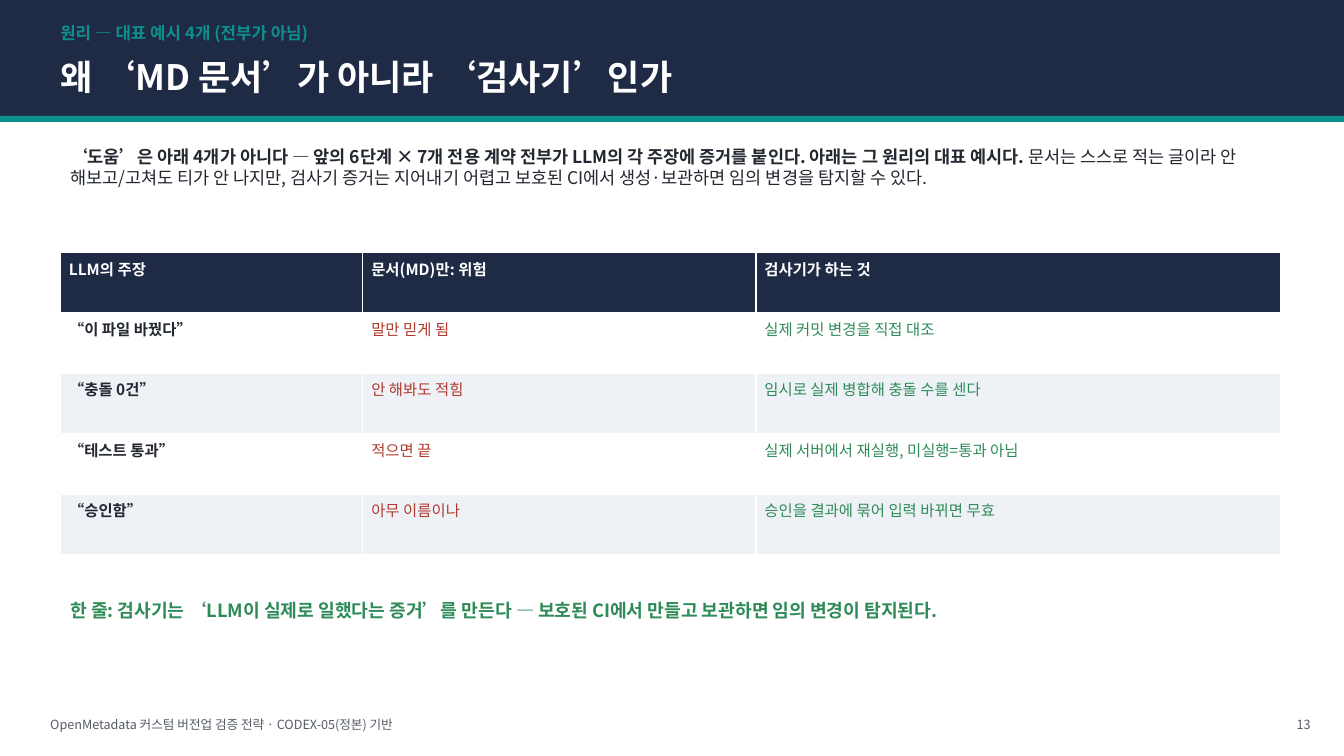
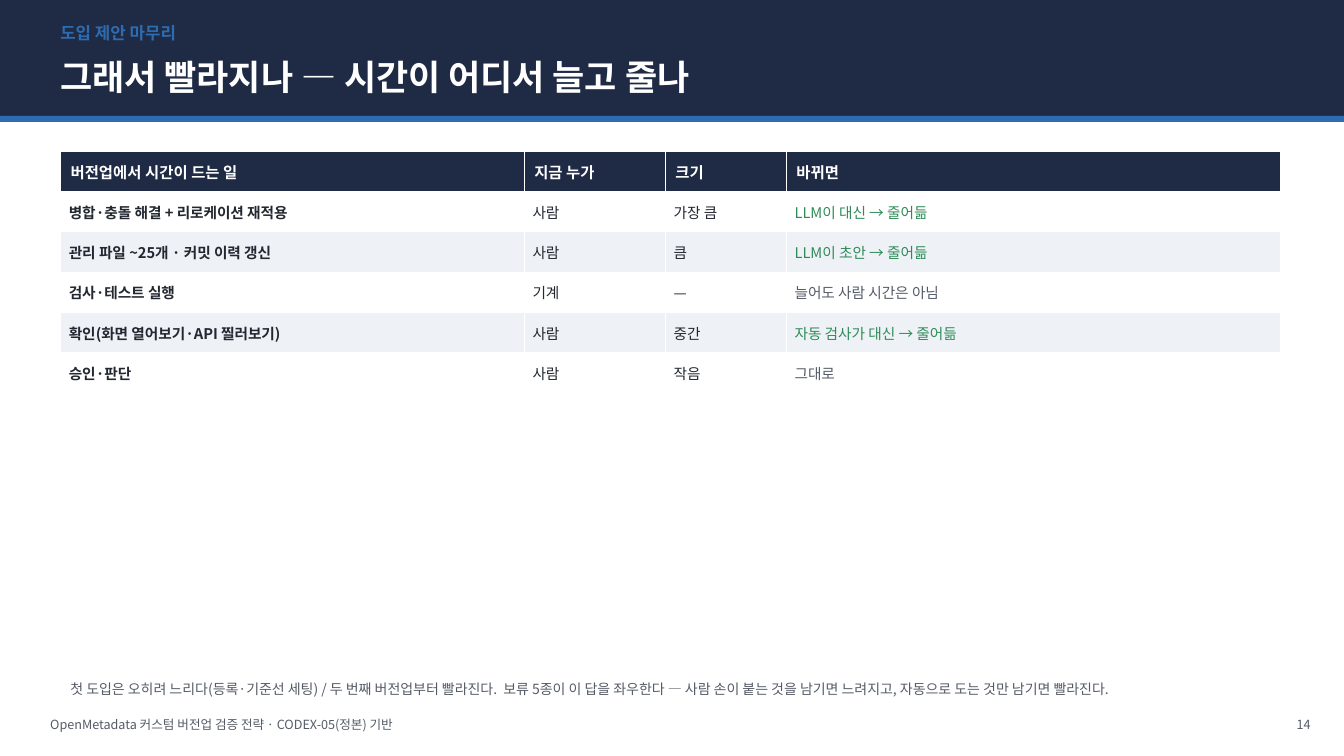
Before and after one commit to easyseop/openmetadata-lab-docs, a slide deck: slide 14 of docs/CODEX-05-전략발표.pptx (slide 13 before the commit). Drawn at 1344x756 pixels with LibreOffice and Linux fonts; fonts in the diff are those of the drawing. Boxes give left, top, right and bottom in pixels: in the first picture for what was removed or moved away, otherwise in the second. Text is boxed around its words. In the diff, an @@ line names an element or a change of style, - is before the commit and + after.

```diff
--- a/docs/CODEX-05-전략발표.pptx
+++ b/docs/CODEX-05-전략발표.pptx
@@ text at <box>60,25,176,41</box>: text changed; text colour #0E8F8F to #2E6CB1 @@
-원리 — 대표 예시 4개 (전부가 아님)
+도입 제안 마무리
@@ text at <box>60,60,689,94</box>: text changed @@
-왜 ‘MD 문서’가 아니라 ‘검사기’인가
+그래서 빨라지나 — 시간이 어디서 늘고 줄나
@@ rectangle at <box>0,116,1344,122</box>: fill #0E8F8F to #2E6CB1 @@
@@ text removed at <box>70,148,1237,187</box> @@
-‘도움’은 아래 4개가 아니다 — 앞의 6단계 × 7개 전용 계약 전부가 LLM의 각 주장에 증거를 붙인다. 아래는 그 원리의 대표 예시다. 문서는 스스로 적는 글이라 안 해보고/고쳐도 티가 안 나지만, 검사기 증거는 지어내기 어렵고 보호된 CI에서 생성·보관하면 임의 변경을 탐지할 수 있다.
@@ table added at <box>60,151,1280,393</box>, 6 rows, 4 columns @@
+버전업에서 시간이 드는 일 | 지금 누가 | 크기 | 바뀌면
+병합·충돌 해결 + 리로케이션 재적용 | 사람 | 가장 큼 | LLM이 대신 → 줄어듦
+관리 파일 ~25개 · 커밋 이력 갱신 | 사람 | 큼 | LLM이 초안 → 줄어듦
+검사·테스트 실행 | 기계 | — | 늘어도 사람 시간은 아님
+확인(화면 열어보기·API 찔러보기) | 사람 | 중간 | 자동 검사가 대신 → 줄어듦
+승인·판단 | 사람 | 작음 | 그대로
@@ table removed at <box>60,252,1280,555</box>, 5 rows, 3 columns @@
-LLM의 주장 | 문서(MD)만: 위험 | 검사기가 하는 것
-“이 파일 바꿨다” | 말만 믿게 됨 | 실제 커밋 변경을 직접 대조
-“충돌 0건” | 안 해봐도 적힘 | 임시로 실제 병합해 충돌 수를 센다
-“테스트 통과” | 적으면 끝 | 실제 서버에서 재실행, 미실행=통과 아님
-“승인함” | 아무 이름이나 | 승인을 결과에 묶어 입력 바뀌면 무효
@@ text removed at <box>70,601,937,619</box> @@
-한 줄: 검사기는 ‘LLM이 실제로 일했다는 증거’를 만든다 — 보호된 CI에서 만들고 보관하면 임의 변경이 탐지된다.
@@ text added at <box>70,682,1109,697</box>, 10 pt, text #555B66 @@
+첫 도입은 오히려 느리다(등록·기준선 세팅) / 두 번째 버전업부터 빨라진다. 보류 5종이 이 답을 좌우한다 — 사람 손이 붙는 것을 남기면 느려지고, 자동으로 도는 것만 남기면 빨라진다.
@@ text at <box>1297,720,1311,729</box>: text changed @@
-13
+14
```
Also in this commit, not shown: 13 other slides changed, 2 slides added, 1 slide removed, 2 other files.
